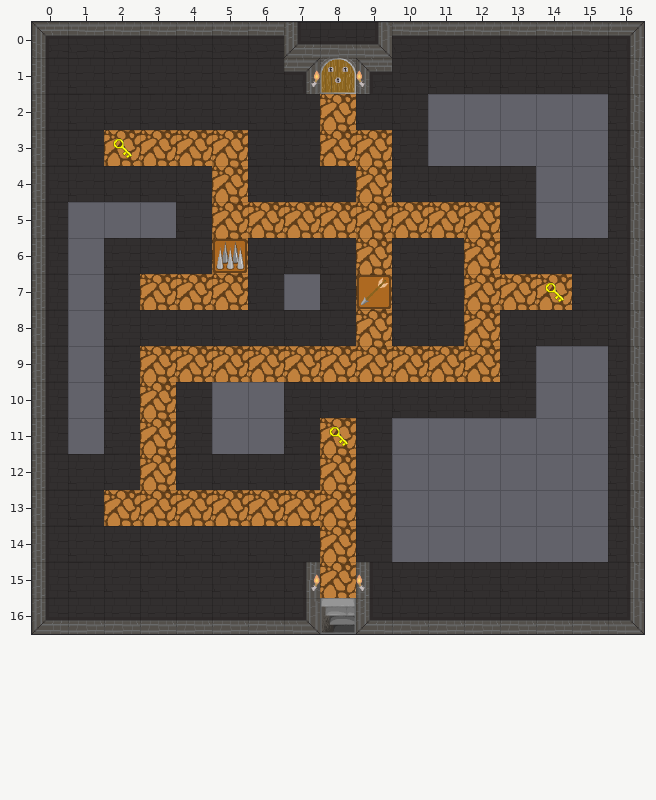
Tiled map, stored at android/assets/mapempty.tmx. This is how it looked before the edit.
Cells are 64x64 px. Shown: x 0..16, y 0..16.
The same view after the edit:
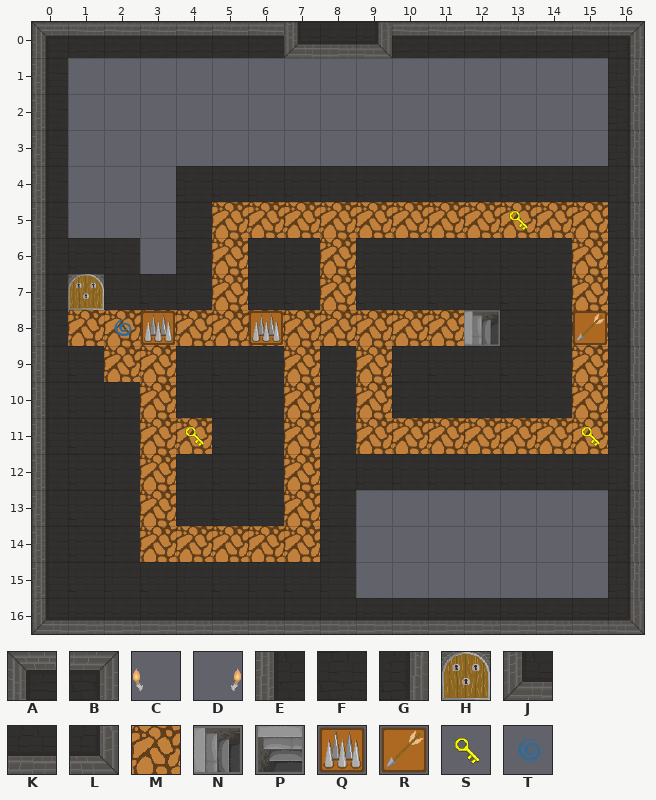
Key: from "Dungeon-tileset": A 0, B 2, C 5, D 5 flipped left-right, E 8, F 9, G 10, H 14, J 16, K 17, L 18, M 19, N 24 flipped left-right, P 24 turned 270, Q 25, R 26, S 27, T 28.
_ is an empty cell, # one hidden under a higher layer, . an unchanged one.
Changes in this commit:
--- layer "Walls"
@@ x 1..15 @@
- 1 FFFFFFB.AFFFFFF
+ 1 _______._______
@@ x 5..15 @@
- 4 _..._....__
+ 4 F...F....FF
@@ x 1..15 @@
- 6 _......._.._...
- 7 ..__.._._..___.
- 8 ..........._...
- 9 _..___._.___._.
-10 _...__......._.
-11 _...__._.......
-12 ......._.______
-13 ._.___._.......
-14 ......._.......
-15 ......G_EFFFFFF
-16 ......LPJ......
+ 6 F.......F..F...
+ 7 ..FF..F.F..FFF.
+ 8 ...........N...
+ 9 F..FFF.F.FFF.F.
+10 F...FF.......F.
+11 F...FF.F.......
+12 .......F.FFFFFF
+13 .F.FFF.F.......
+14 .......F.......
+15 ......FF_______
+16 ......KKK......
--- layer "Road"
@@ x 1..15 @@
- 1 .......#.......
- 2 .......M.......
- 3 .MMMM..MM......
- 4 ....M...M......
- 5 ............___
- 6 ......._M..M.._
- 7 _.MM..._M..MMM_
- 8 ________.__M.._
- 9 ._.MMM.M.MMM.._
-10 ......_._....._
-11 ..._.._M_______
-12 ......_M.......
-13 .M.MMM.M.......
-14 .._____M.......
-15 .......M.......
+ 1 ......._.......
+ 2 ......._.......
+ 3 .____..__......
+ 4 ...._..._......
+ 5 ............MMM
+ 6 .......M_.._..M
+ 7 H.__...M_..___M
+ 8 MMMMMMMM.MM_..M
+ 9 .M.___._.___..M
+10 ......M.M.....M
+11 ...M..M_MMMMMMM
+12 ......M_.......
+13 ._.___._.......
+14 ..MMMMM_.......
+15 ......._.......
--- layer "Keys"
@@ x 1..15 @@
- 2 FFFFFFF.FF.....
- 3 FS...FF..F.....
- 4 FFF............
- 5 ............F..
- 6 ..F....F......F
- 7 .......F.....SF
- 8 .FFFFFFF.FF...F
- 9 .F.............
-10 ......F.F......
-11 ...F..FSF....._
-12 ......F........
-13 ........F......
-14 ..FFFFF.F......
+ 2 _______.__.....
+ 3 __...__.._.....
+ 4 ___............
+ 5 ............S..
+ 6 .._...._......_
+ 7 ......._.....__
+ 8 ._______.__..._
+ 9 ._.............
+10 ......_._......
+11 ...S..___.....S
+12 ......_........
+13 ........_......
+14 .._____._......
--- layer "Story"
@@ x 2..2 @@
- 8 _
+ 8 T
--- layer "SquatTrap"
@@ x 9..15 @@
- 7 R......
- 8 ......_
+ 7 _......
+ 8 ......R
--- layer "JumpTrap"
@@ x 5..5 @@
- 6 Q
+ 6 _
@@ x 3..6 @@
- 8 _.._
+ 8 Q..Q
--- layer "VisualObjects"
@@ x 7..9 @@
- 1 DHC
+ 1 ___
@@ x 7..9 @@
-15 D.C
+15 _._
